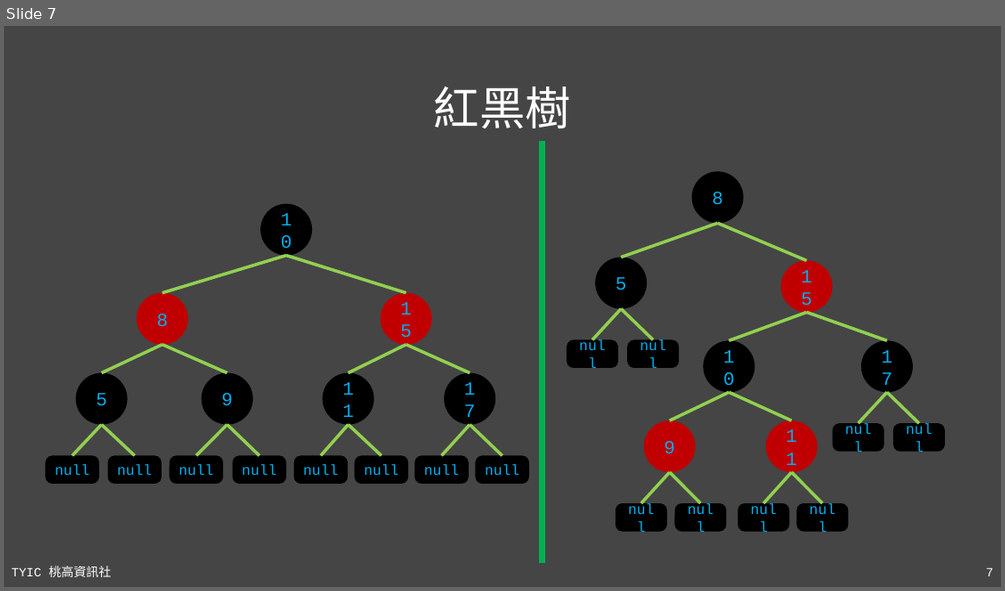
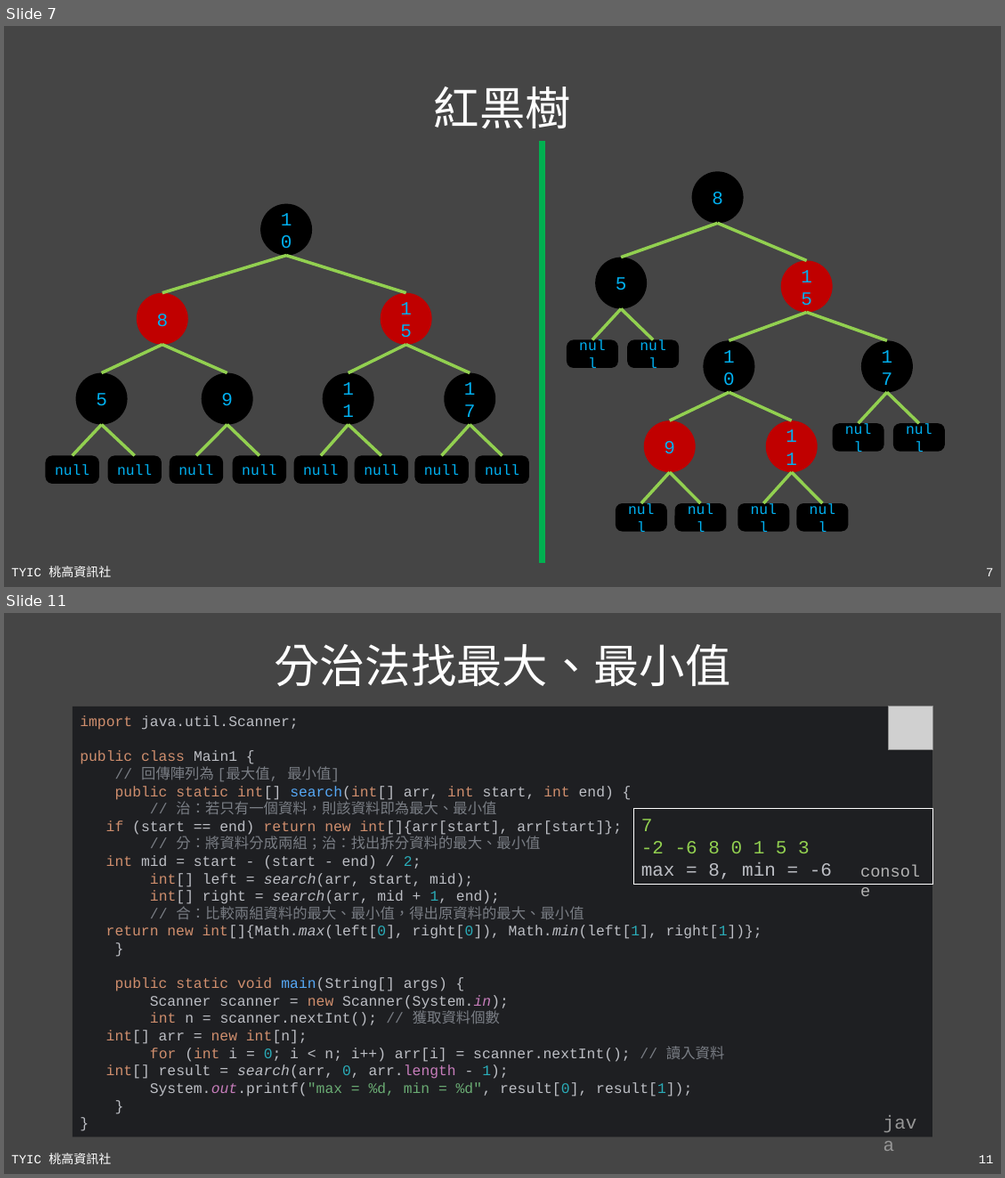
Before and after one commit to TYSHIC/slides, a slide deck: ppt/91_補充：進階資料結構與演算法.pptx. Shown one above the other, each under a label of ours: slide 7 before the commit, slides 7 and 11 after it; the slides between them are not shown. The pictures are 1005x591 and 1005x1178 pixels, drawn with LibreOffice and Linux fonts; fonts in the diff are those of the drawing; grey boxes stand for pictures. Boxes give left, top, right and bottom in pixels: in the first picture for what was removed or moved away, otherwise in the second. Text is boxed around its words. In the diff, an @@ line names an element or a change of style, - is before the commit and + after.

```diff
--- a/ppt/91_補充：進階資料結構與演算法.pptx
+++ b/ppt/91_補充：進階資料結構與演算法.pptx
@@ slide 11 added at [4,613,1001,1174], background #454545; not listed: 2 template elements that a slide beside it also shows @@
@@ title added at [274,644,730,686], 44 pt, text #FFFFFF @@
+分治法找最大、最小值
@@ rectangle added at [73,706,933,1137], fill #1E1F22, 14 pt, text #BCBEC4 @@
+import java.util.Scanner;
+public class Main1 {
+// 回傳陣列為 [最大值, 最小值]
+public static int[] search(int[] arr, int start, int end) {
+// 治：若只有一個資料，則該資料即為最大、最小值
+if (start == end) return new int[]{arr[start], arr[start]};
+// 分：將資料分成兩組；治：找出拆分資料的最大、最小值
+int mid = start - (start - end) / 2;
+int[] left = search(arr, start, mid);
+int[] right = search(arr, mid + 1, end);
+// 合：比較兩組資料的最大、最小值，得出原資料的最大、最小值
+return new int[]{Math.max(left[0], right[0]), Math.min(left[1], right[1])};
+}
+public static void main(String[] args) {
+Scanner scanner = new Scanner(System.in);
+int n = scanner.nextInt(); // 獲取資料個數
+int[] arr = new int[n];
+for (int i = 0; i < n; i++) arr[i] = scanner.nextInt(); // 讀入資料
+int[] result = search(arr, 0, arr.length - 1);
+System.out.printf("max = %d, min = %d", result[0], result[1]);
+}
+}
@@ picture added at [889,706,933,750] @@
@@ rectangle added at [633,809,933,884], fill #1E1F22, outline #FFFFFF 0.75 pt, 18 pt, text #BCBEC4 @@
+7
+-2 -6 8 0 1 5 3
+max = 8, min = -6
@@ text added at [853,857,933,884], 16 pt, text #B2B2B2 @@
+console
@@ text added at [876,1107,933,1136], 18 pt, text #969696 @@
+java
```
Also in this commit, not shown: 1 slide changed, 7 other slides added, 24 other files.
